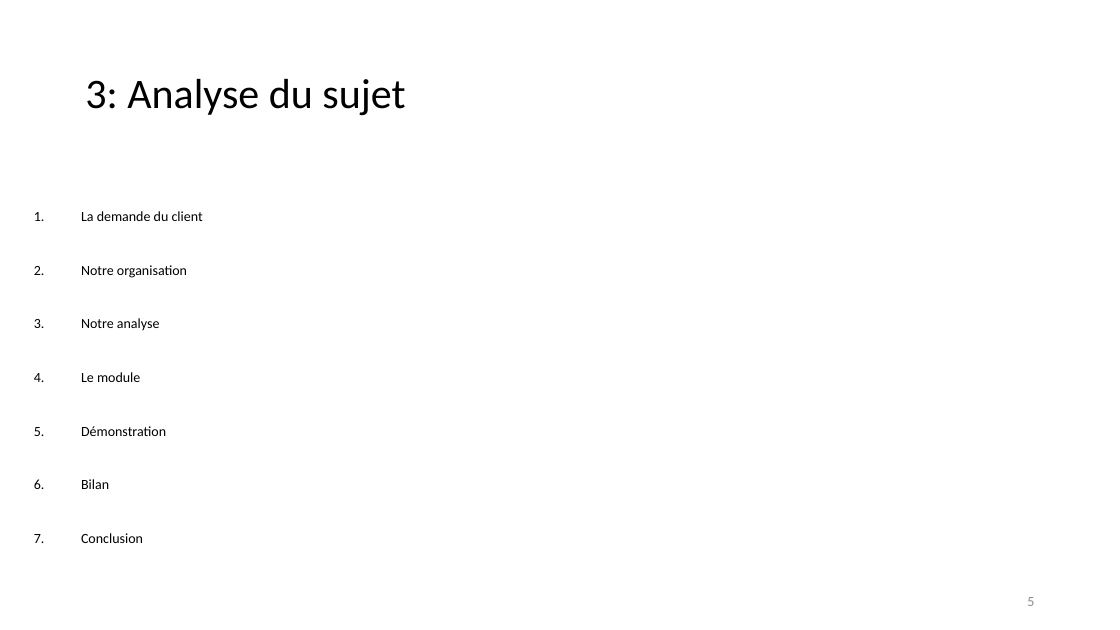
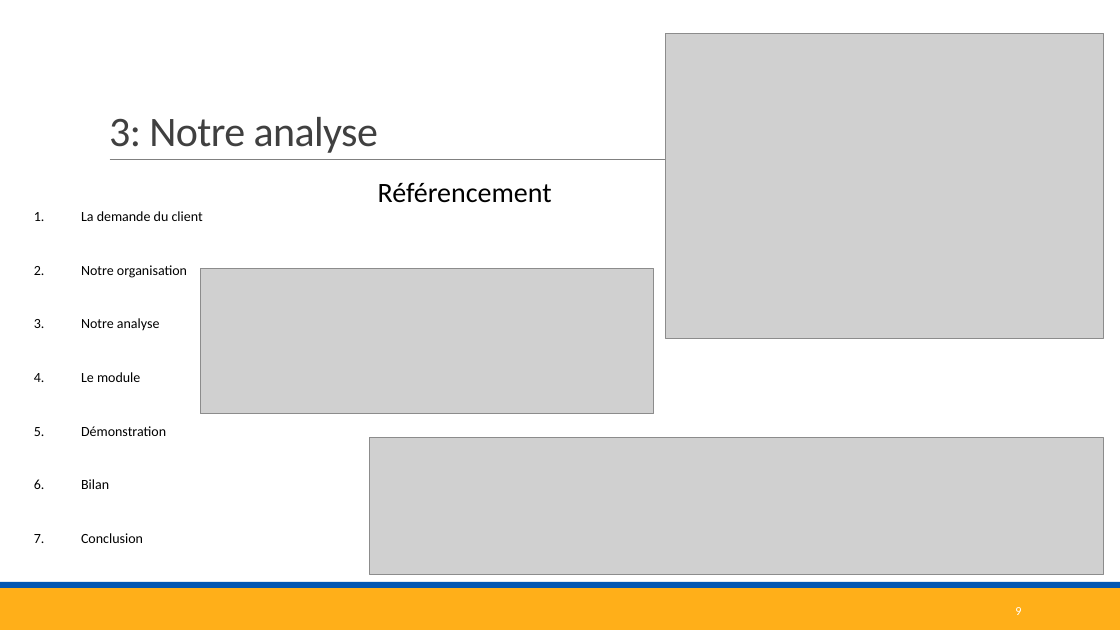
Before and after one commit to corentinBER/Projet-3, a slide deck: slide 9 of Projet3.pptx (slide 5 before the commit). Drawn at 1120x630 pixels with LibreOffice and Linux fonts; fonts in the diff are those of the drawing; grey boxes stand for pictures. Boxes give left, top, right and bottom in pixels: in the first picture for what was removed or moved away, otherwise in the second. Text is boxed around its words. In the diff, an @@ line names an element or a change of style, - is before the commit and + after.

```diff
--- a/Projet3.pptx
+++ b/Projet3.pptx
@@ title "3: Notre analyse" at bbox=[109, 117, 378, 153]: vertical alignment middle to bottom @@
@@ picture added at bbox=[665, 33, 1104, 338] @@
@@ title at bbox=[109, 117, 378, 153]: text changed; text colour #000000 to #404040 @@
-3: Analyse du sujet
+3: Notre analyse
@@ line added from (110, 160) to (1026, 160), #808080 0.5 pt @@
@@ text added at bbox=[378, 182, 552, 203], 24 pt, text #000000 @@
+Référencement
@@ picture added at bbox=[200, 269, 654, 414] @@
@@ picture added at bbox=[370, 438, 1104, 575] @@
@@ rectangle added at bbox=[0, 588, 1120, 630], fill #FFAF19 @@
@@ rectangle added at bbox=[0, 582, 1120, 588], fill #0457B2 @@
@@ page number at bbox=[1015, 607, 1021, 615]: text changed; size 12 to 10.5 pt; text colour #8C8C8C to #FFFFFF @@
-5
+9
```
Also in this commit, not shown: 8 other slides changed, 9 slides added.
